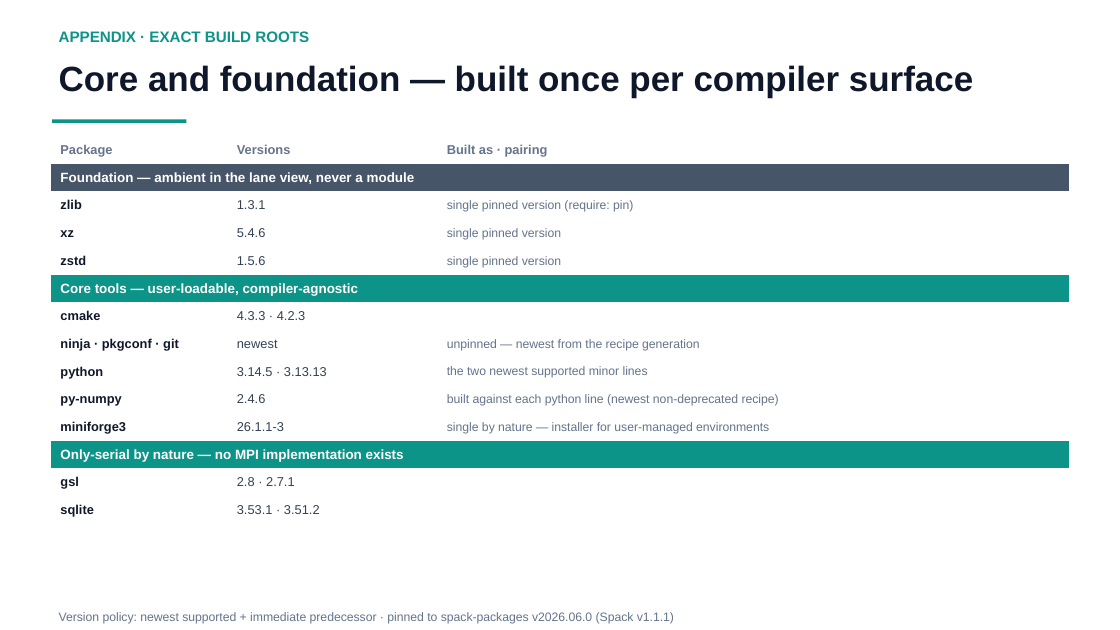
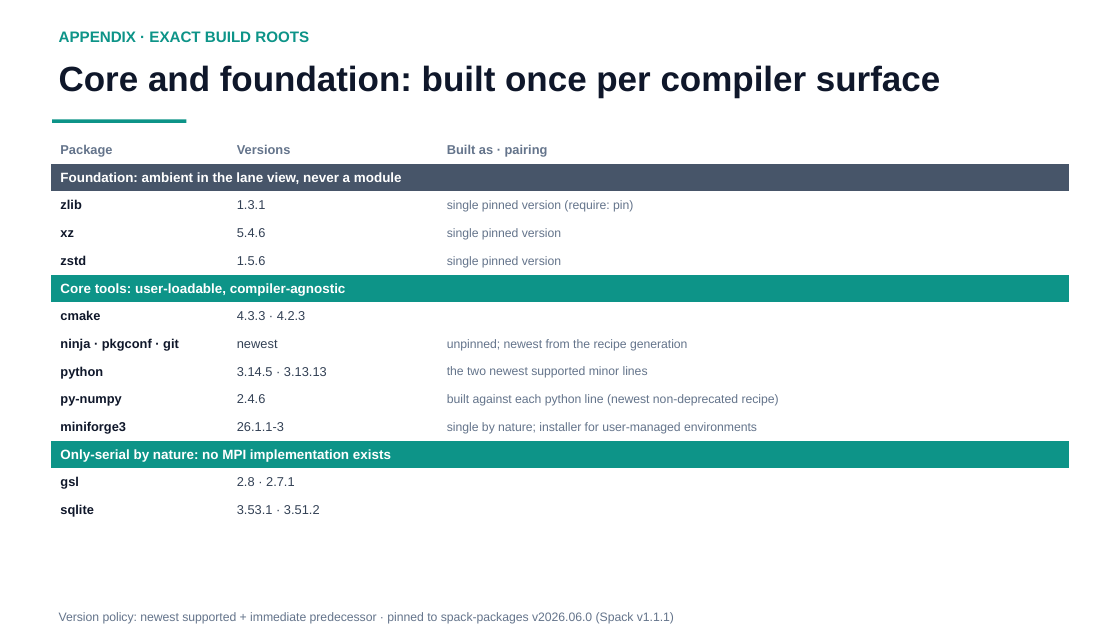
Before and after one commit to ray12514/stack-planning, a slide deck: slide 10 of presentations/cse_lanes_model.pptx. Drawn at 1120x630 pixels with LibreOffice and Linux fonts; fonts in the diff are those of the drawing. Boxes give left, top, right and bottom in pixels: in the first picture for what was removed or moved away, otherwise in the second. Text is boxed around its words. In the diff, an @@ line names an element or a change of style, - is before the commit and + after.

```diff
--- a/presentations/cse_lanes_model.pptx
+++ b/presentations/cse_lanes_model.pptx
@@ text at [59,65,940,98]: text changed @@
-Core and foundation — built once per compiler surface
+Core and foundation: built once per compiler surface
@@ table at [50,136,1070,524] @@
-row 2, column 1: Foundation — ambient in the lane view, never a module
+row 2, column 1: Foundation: ambient in the lane view, never a module
-row 6, column 1: Core tools — user-loadable, compiler-agnostic
+row 6, column 1: Core tools: user-loadable, compiler-agnostic
-row 8, column 3: unpinned — newest from the recipe generation
+row 8, column 3: unpinned; newest from the recipe generation
-row 11, column 3: single by nature — installer for user-managed environments
+row 11, column 3: single by nature; installer for user-managed environments
-row 12, column 1: Only-serial by nature — no MPI implementation exists
+row 12, column 1: Only-serial by nature: no MPI implementation exists
```
Also in this commit, not shown: 10 other slides changed, 1 other file.
